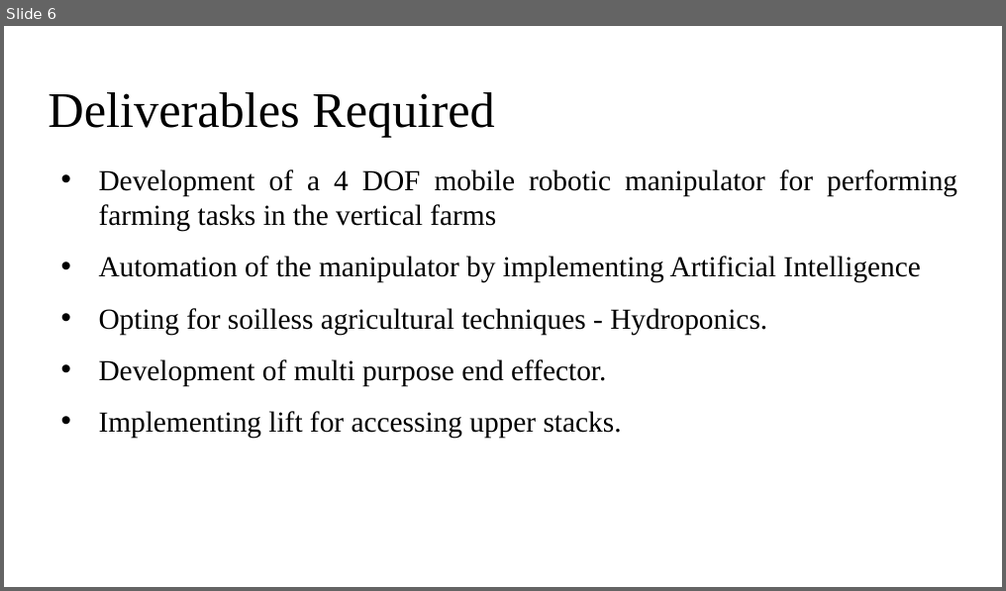
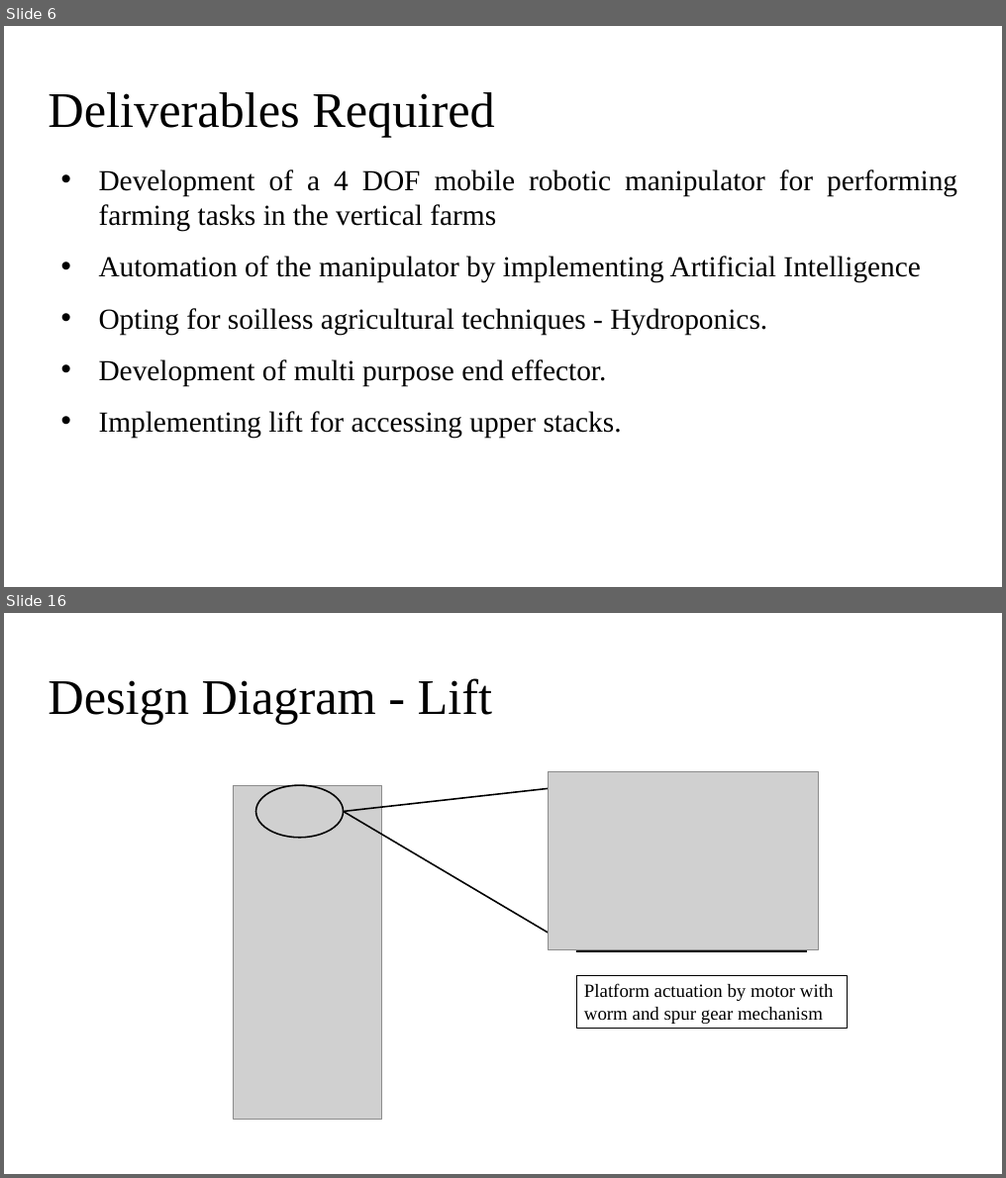
Before and after one commit to Rohith18p/Major-Project, a slide deck: AGNI Fellowship/IPTEF.pptx. Shown one above the other, each under a label of ours: slide 6 before the commit, slides 6 and 16 after it; the slides between them are not shown. The pictures are 1006x591 and 1006x1178 pixels, drawn with LibreOffice and Linux fonts; fonts in the diff are those of the drawing; grey boxes stand for pictures. Boxes give left, top, right and bottom in pixels: in the first picture for what was removed or moved away, otherwise in the second. Text is boxed around its words. In the diff, an @@ line names an element or a change of style, - is before the commit and + after.

```diff
--- a/AGNI Fellowship/IPTEF.pptx
+++ b/AGNI Fellowship/IPTEF.pptx
@@ slide 16 added at [4, 613, 1002, 1174], background #FFFFFF @@
@@ title added at [48, 678, 492, 725], 48 pt, text #000000 @@
+Design Diagram - Lift
@@ picture added at [233, 785, 381, 1119] @@
@@ ellipse added at [256, 785, 344, 838], outline #000000 1.5 pt @@
@@ arrow added from (344, 811) to (576, 785), #000000 1.5 pt @@
@@ picture added at [548, 771, 819, 950] @@
@@ rectangle added at [576, 786, 806, 953], outline #000000 1.5 pt @@
@@ arrow added from (344, 811) to (576, 950), #000000 1.5 pt @@
@@ rectangle added at [576, 975, 846, 1029], outline #000000 1 pt, 18 pt, text #000000 @@
+Platform actuation by motor with worm and spur gear mechanism
```
Also in this commit, not shown: 6 slides changed, 13 other slides added, 54 other files.
